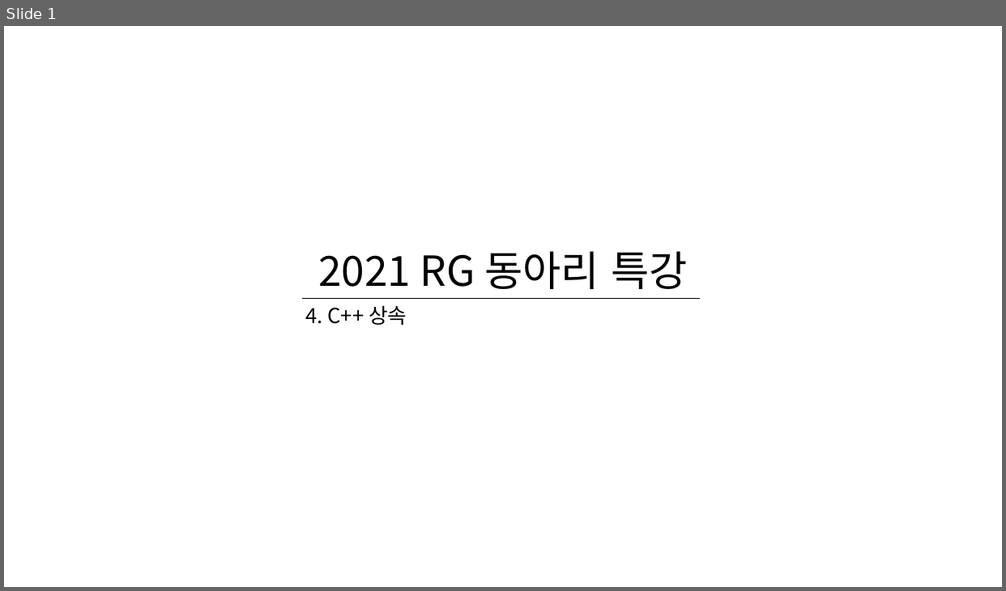
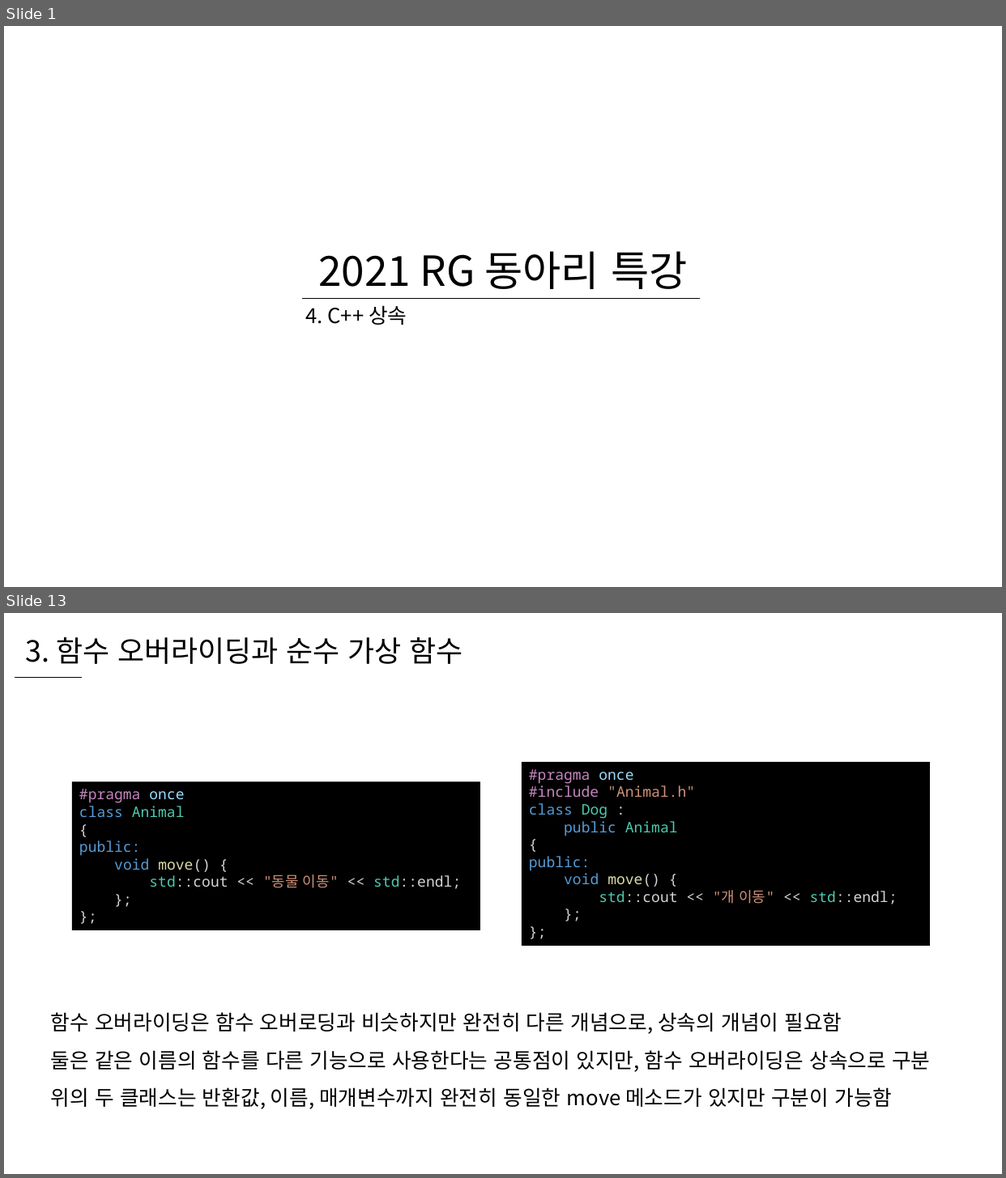
Before and after one commit to WooLyung/2021-RG-Lecture, a slide deck: 선행 자료/4 - C++ 상속.pptx. Shown one above the other, each under a label of ours: slide 1 before the commit, slides 1 and 13 after it; the slides between them are not shown. The pictures are 1006x591 and 1006x1178 pixels, drawn with LibreOffice and Linux fonts; fonts in the diff are those of the drawing. Boxes give left, top, right and bottom in pixels: in the first picture for what was removed or moved away, otherwise in the second. Text is boxed around its words. In the diff, an @@ line names an element or a change of style, - is before the commit and + after.

```diff
--- a/선행 자료/4 - C++ 상속.pptx
+++ b/선행 자료/4 - C++ 상속.pptx
@@ slide 13 added at [4, 613, 1002, 1174], background #FFFFFF @@
@@ text added at [25, 637, 463, 664], 28 pt, text #000000 @@
+3. 함수 오버라이딩과 순수 가상 함수
@@ line added from (15, 677) to (82, 677), #000000 0.5 pt @@
@@ rectangle added at [72, 782, 481, 931], fill #000000, 14 pt, text #D4D4D4 @@
+#pragma once
+class Animal
+{
+public:
+void move() {
+std::cout << "동물 이동" << std::endl;
+};
+};
@@ rectangle added at [522, 762, 930, 946], fill #000000, 14 pt, text #D4D4D4 @@
+#pragma once
+#include "Animal.h"
+class Dog :
+public Animal
+{
+public:
+void move() {
+std::cout << "개 이동" << std::endl;
+};
+};
@@ text added at [51, 1012, 930, 1110], 20 pt, text #000000 @@
+함수 오버라이딩은 함수 오버로딩과 비슷하지만 완전히 다른 개념으로, 상속의 개념이 필요함
+둘은 같은 이름의 함수를 다른 기능으로 사용한다는 공통점이 있지만, 함수 오버라이딩은 상속으로 구분
+위의 두 클래스는 반환값, 이름, 매개변수까지 완전히 동일한 move 메소드가 있지만 구분이 가능함
```
Also in this commit, not shown: 2 slides changed, 27 other slides added, 2 other files.
